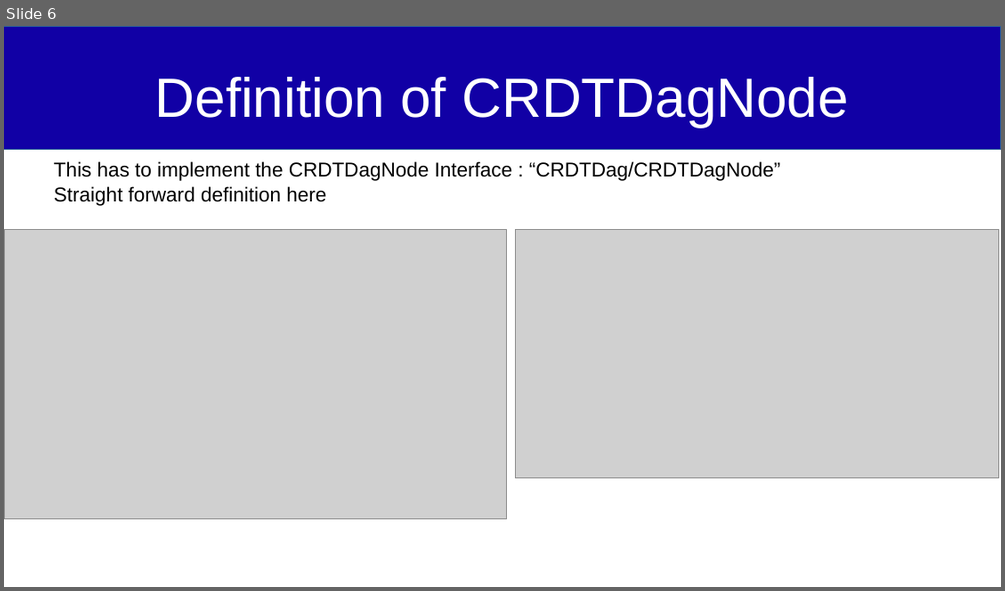
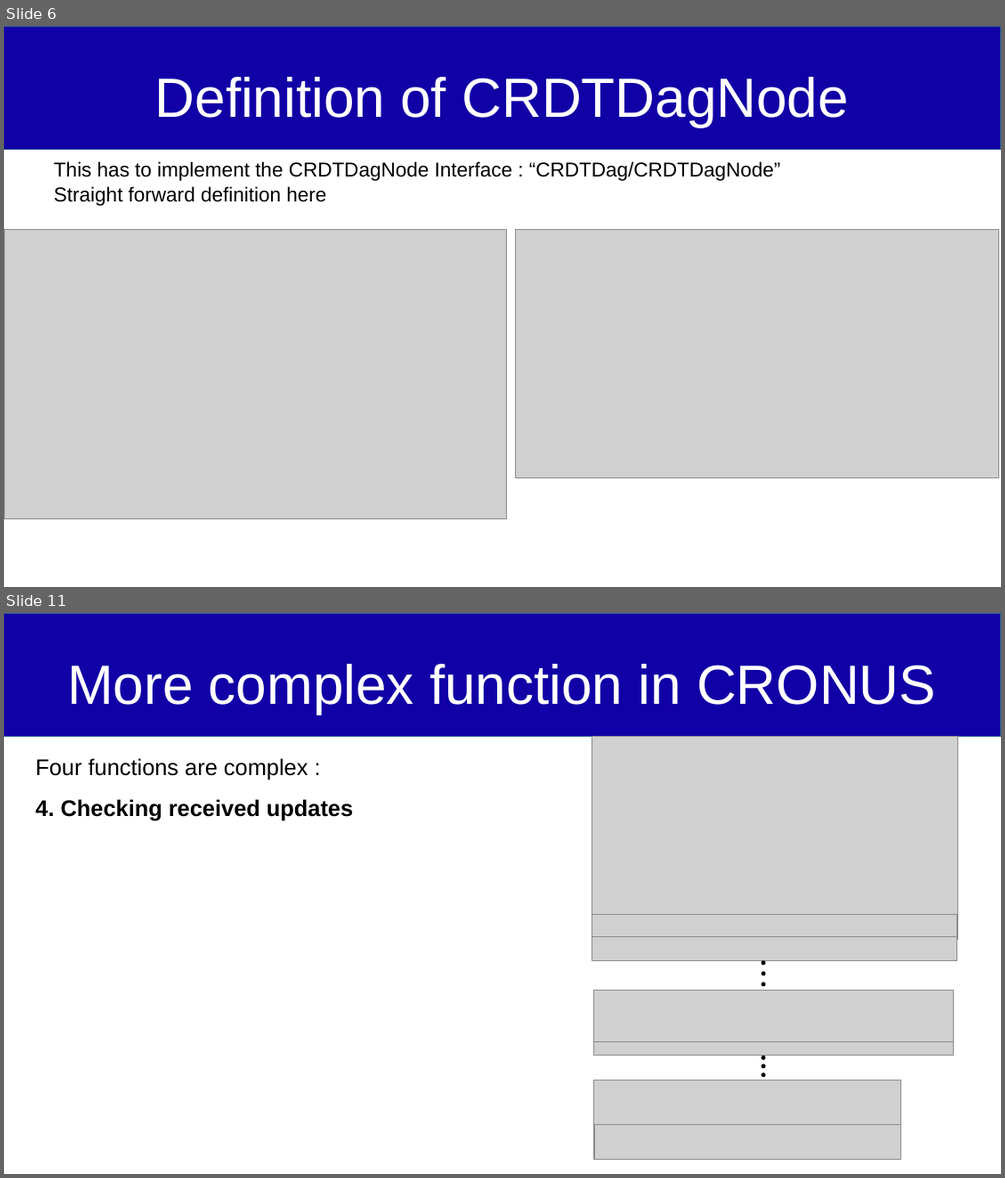
Before and after one commit to Qachr/IM-CRDT, a slide deck: CRDT_IPFS/Define your CRDT.odp. Shown one above the other, each under a label of ours: slide 6 before the commit, slides 6 and 11 after it; the slides between them are not shown. The pictures are 1005x591 and 1005x1178 pixels, drawn with LibreOffice and Linux fonts; fonts in the diff are those of the drawing; grey boxes stand for pictures. Boxes give left, top, right and bottom in pixels: in the first picture for what was removed or moved away, otherwise in the second. Text is boxed around its words. In the diff, an @@ line names an element or a change of style, - is before the commit and + after.

```diff
--- a/CRDT_IPFS/Define your CRDT.odp
+++ b/CRDT_IPFS/Define your CRDT.odp
@@ slide 11 added at <box>4,613,1001,1174</box>, background #FFFFFF @@
@@ rectangle added at <box>4,613,1001,737</box>, fill #1100A5, outline #2A6099 0 pt @@
@@ title added at <box>67,664,936,714</box>, 44 pt, text #FFFFFF @@
+More complex function in CRONUS
@@ picture added at <box>592,736,957,914</box> @@
@@ text added at <box>35,758,353,820</box>, 18 pt, text #000000, bold @@
+Four functions are complex :
+4. Checking received updates
@@ picture added at <box>592,914,957,939</box> @@
@@ picture added at <box>592,936,957,960</box> @@
@@ ellipse added at <box>761,960,766,965</box>, fill #000000 @@
@@ ellipse added at <box>761,971,766,976</box>, fill #000000 @@
@@ ellipse added at <box>761,982,766,987</box>, fill #000000 @@
@@ picture added at <box>594,990,954,1043</box> @@
@@ picture added at <box>594,1042,954,1055</box> @@
@@ ellipse added at <box>761,1055,766,1060</box>, fill #000000 @@
@@ ellipse added at <box>761,1063,766,1068</box>, fill #000000 @@
@@ picture added at <box>594,1079,901,1124</box> @@
@@ ellipse added at <box>761,1072,766,1077</box>, fill #000000 @@
@@ picture added at <box>595,1122,902,1159</box> @@
```
Also in this commit, not shown: 4 other slides added, 1 slide removed, 1 other file.
